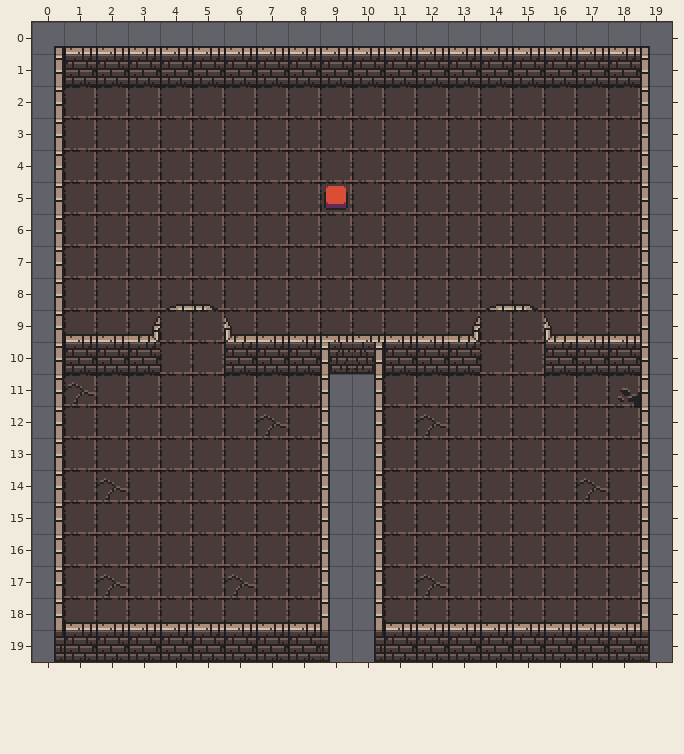
Tiled map -- demo_game/assets/tilemaps/mapa.tmx. That is the earlier state.
Cells are 16x16 px. Shown: x 0..19, y 0..19.
The result:
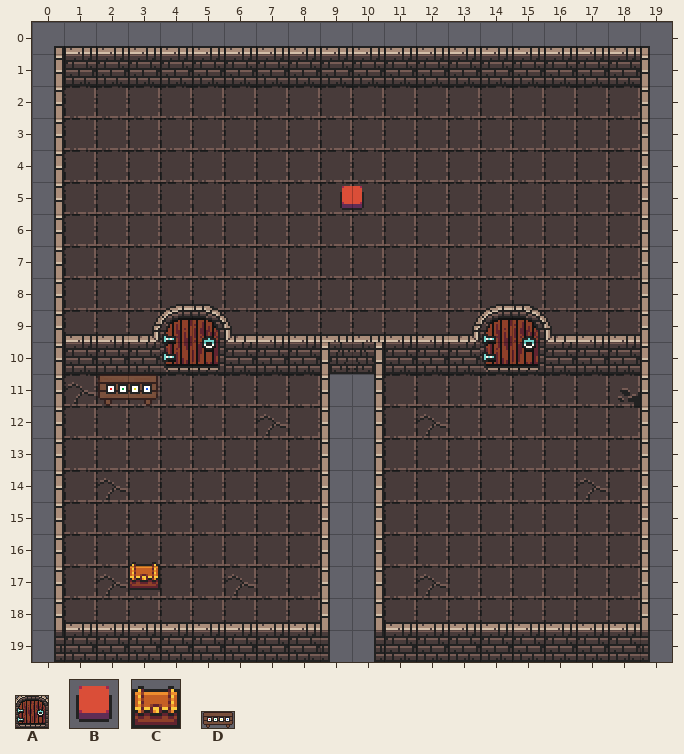
Key: from "doors_spriteSheet": A 0 "door"; from "dungeon": B 385, C 595; from "table": D 0.
_ is an empty cell.
Objects are placed by their top-left corner, in cells (3,4 is the top-left corner of cell 3,4); size is 1x1 cell unless given.
Tiles replaced or removed in this view: B.
The author wrote: Creacion mesa, cambios en mapa
Difference:
Changed rows in their new state; . is an unchanged cell.
Layer "items" (removed):
first column x 9:
 5 _
Layer "objects" (now shown):
added: B "button" at 9.5,5
added: A "door" at 4,9 size 2x2
added: A "door" at 14,9 size 2x2
added: D "table" at 2,11 size 2x1
added: C "chest" at 3,16.8
Where, in picture pixels (left, top, right, bottom), the same in both pictures:
changed: (324, 186, 364, 210)
added: (98, 310, 224, 406)
added: (480, 310, 544, 374)
added: (128, 562, 160, 590)
